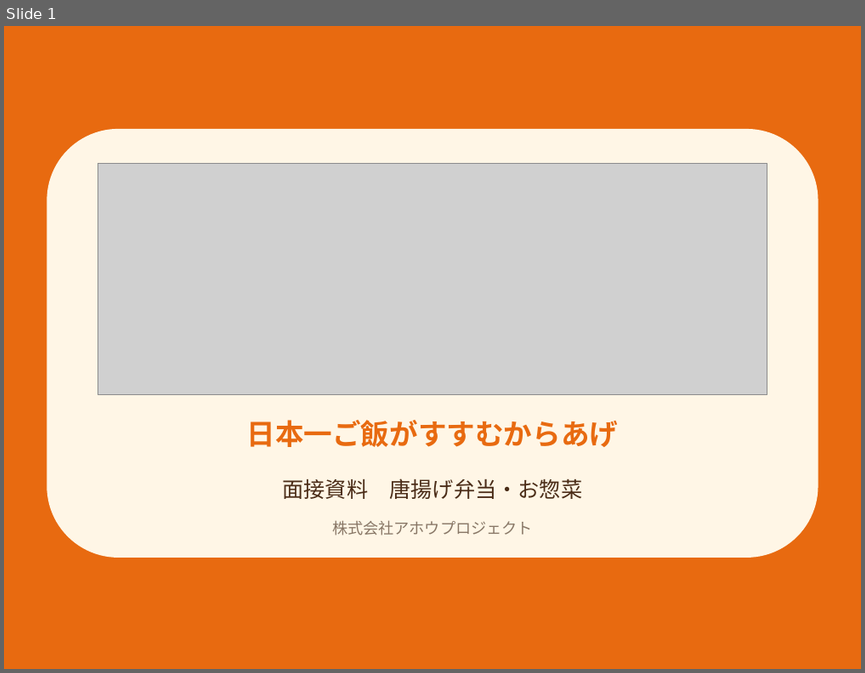
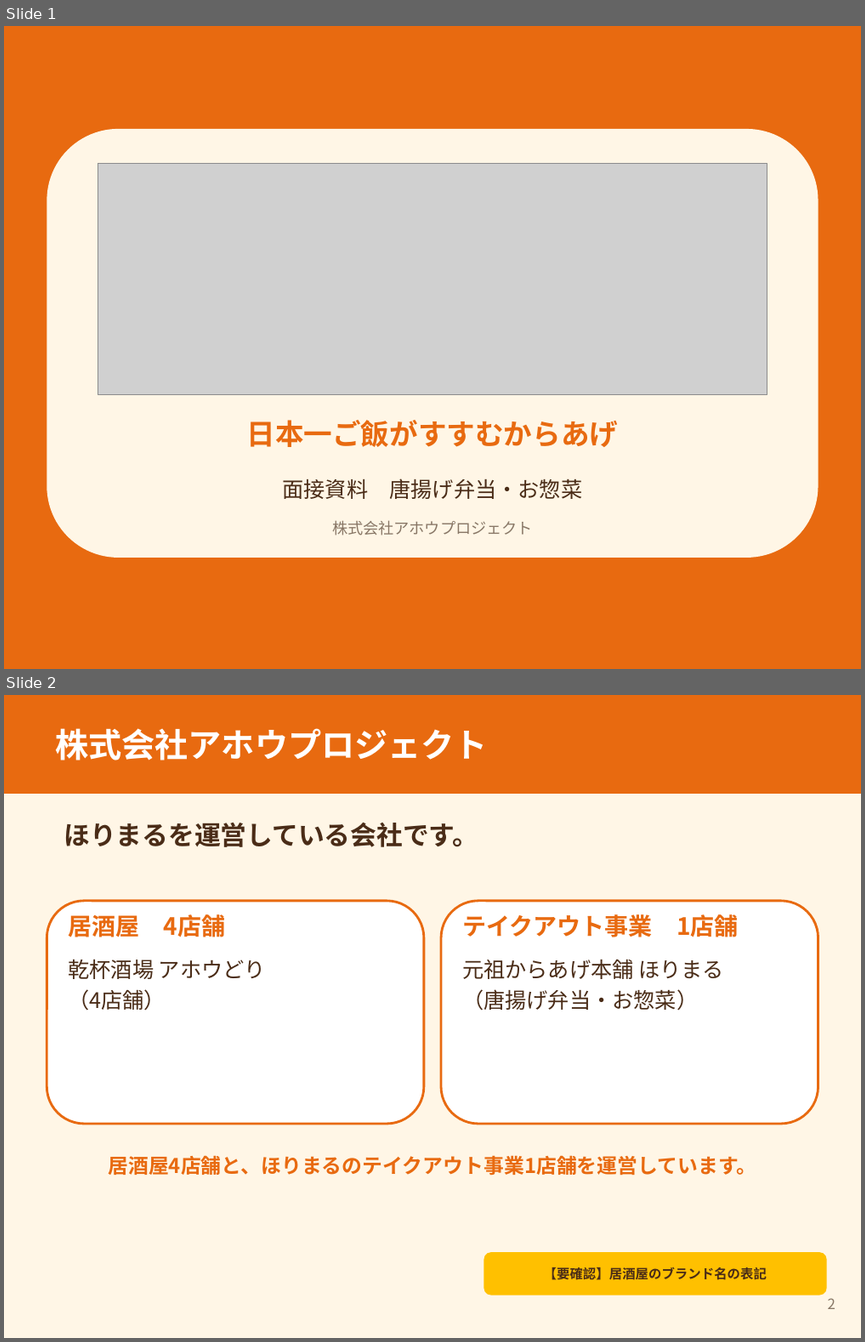
Before and after one commit to ahouprojectmaimai-beep/claude, a slide deck: horimaru/01_ほりまる面接紙芝居_案.pptx. Shown one above the other, each under a label of ours: slide 1 before the commit, slides 1 and 2 after it. The pictures are 865x673 and 865x1342 pixels, drawn with LibreOffice and Linux fonts; fonts in the diff are those of the drawing; grey boxes stand for pictures. Boxes give left, top, right and bottom in pixels: in the first picture for what was removed or moved away, otherwise in the second. Text is boxed around its words. In the diff, an @@ line names an element or a change of style, - is before the commit and + after.

```diff
--- a/horimaru/01_ほりまる面接紙芝居_案.pptx
+++ b/horimaru/01_ほりまる面接紙芝居_案.pptx
@@ slide 2 added at (4, 695, 861, 1338), background #FFFFFF @@
@@ rectangle added at (4, 695, 861, 1338), fill #FFF6E6 @@
@@ rectangle added at (4, 695, 861, 794), fill #E86A10 @@
@@ text added at (55, 728, 488, 760), 28 pt, text #FFFFFF, bold @@
+株式会社アホウプロジェクト
@@ text added at (64, 823, 478, 847), 22 pt, text #4A2C17, bold @@
+ほりまるを運営している会社です。
@@ rounded rectangle added at (46, 901, 424, 1123), fill #FFFFFF, outline #E86A10 2 pt @@
@@ text added at (68, 914, 226, 937), 20 pt, text #E86A10, bold @@
+居酒屋 4店舗
@@ rounded rectangle added at (441, 901, 818, 1123), fill #FFFFFF, outline #E86A10 2 pt @@
@@ text added at (462, 914, 738, 937), 20 pt, text #E86A10, bold @@
+テイクアウト事業 1店舗
@@ text added at (68, 959, 266, 1010), 18 pt, text #4A2C17 @@
+乾杯酒場 アホウどり
+（4店舗）
@@ text added at (462, 959, 724, 1010), 18 pt, text #4A2C17 @@
+元祖からあげ本舗 ほりまる
+（唐揚げ弁当・お惣菜）
@@ text added at (108, 1155, 756, 1174), 17 pt, text #E86A10, bold @@
+居酒屋4店舗と、ほりまるのテイクアウト事業1店舗を運営しています。
@@ rounded rectangle added at (483, 1252, 827, 1295), fill #FFC000 @@
@@ text added at (544, 1267, 766, 1280), 11 pt, text #4A2C17, bold @@
+【要確認】居酒屋のブランド名の表記
@@ text added at (828, 1298, 835, 1309), 12 pt, text #887766 @@
+2
```
Also in this commit, not shown: 13 slides changed.
